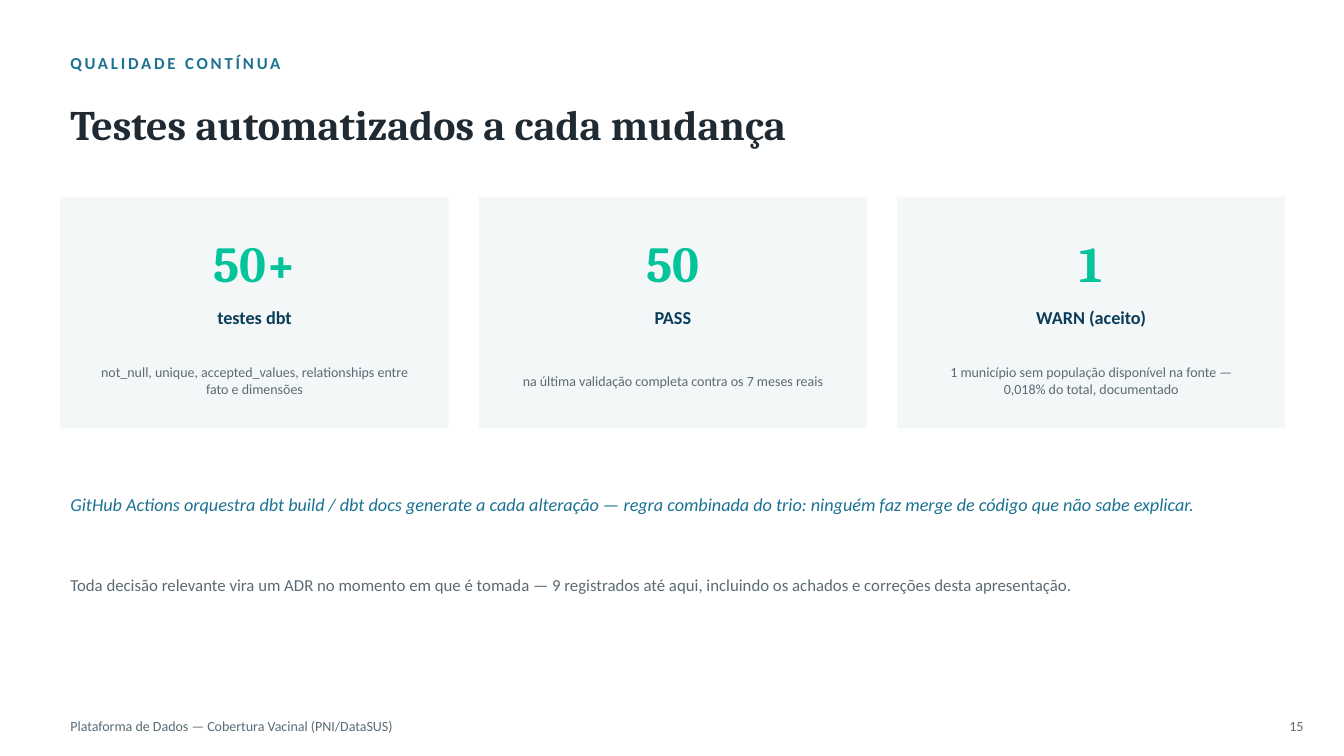
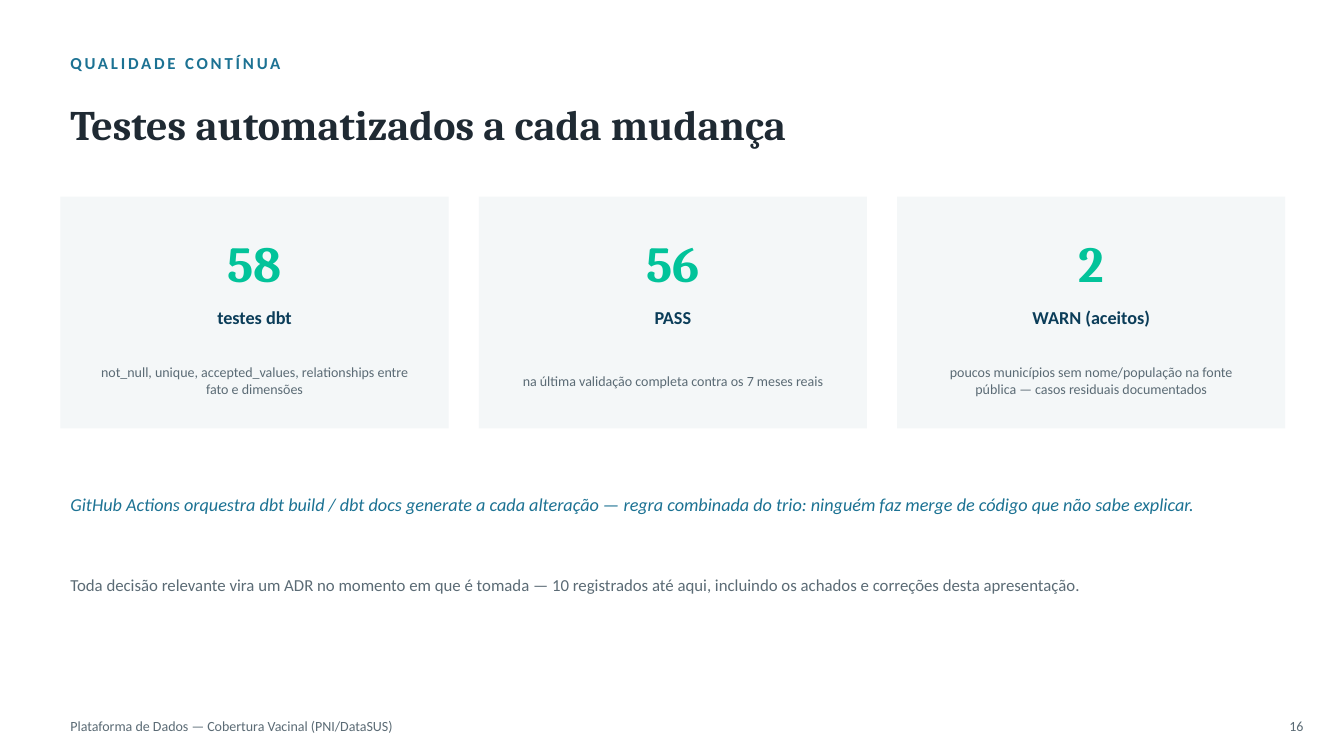
Before and after one commit to gioalvarino/Projeto-MBA-Uniesp, a slide deck: slide 16 of apresentacao/apresentacao-tecnica-pni.pptx (slide 15 before the commit). Drawn at 1344x756 pixels with LibreOffice and Linux fonts; fonts in the diff are those of the drawing. Boxes give left, top, right and bottom in pixels: in the first picture for what was removed or moved away, otherwise in the second. Text is boxed around its words. In the diff, an @@ line names an element or a change of style, - is before the commit and + after.

```diff
--- a/apresentacao/apresentacao-tecnica-pni.pptx
+++ b/apresentacao/apresentacao-tecnica-pni.pptx
@@ text at box(227, 247, 281, 283): text changed @@
-50+
+58
@@ text at box(646, 248, 699, 283): text changed @@
-50
+56
@@ text at box(1078, 248, 1104, 282): text changed @@
-1
+2
@@ text at box(1032, 310, 1150, 327): text changed @@
-WARN (aceito)
+WARN (aceitos)
@@ text at box(950, 367, 1232, 396): text changed @@
-1 município sem população disponível na fonte — 0,018% do total, documentado
+poucos municípios sem nome/população na fonte pública — casos residuais documentados
@@ text at box(70, 579, 1080, 594): text changed @@
-Toda decisão relevante vira um ADR no momento em que é tomada — 9 registrados até aqui, incluindo os achados e correções desta apresentação.
+Toda decisão relevante vira um ADR no momento em que é tomada — 10 registrados até aqui, incluindo os achados e correções desta apresentação.
```
Also in this commit, not shown: 12 other slides changed, 1 slide added, 2 other files.
